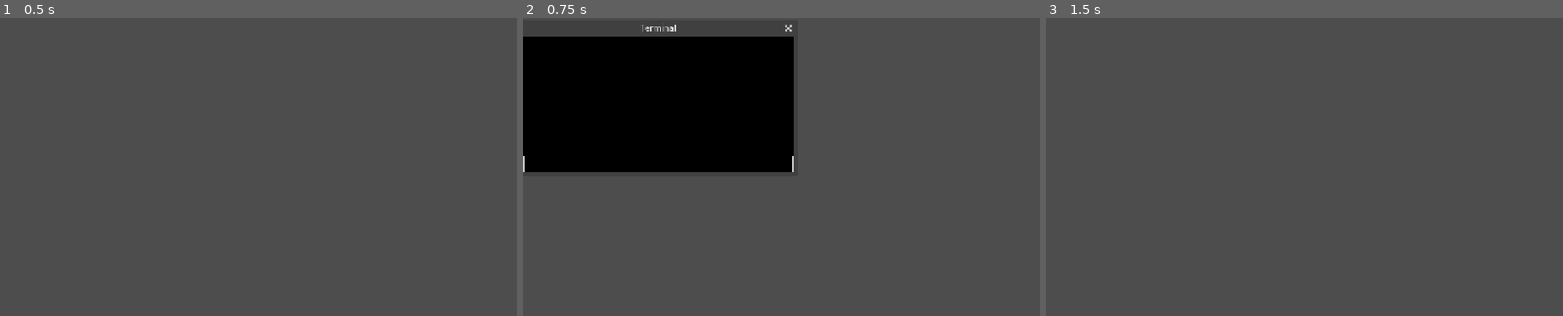
Above: before the commit, frames 1-3 (left to right).
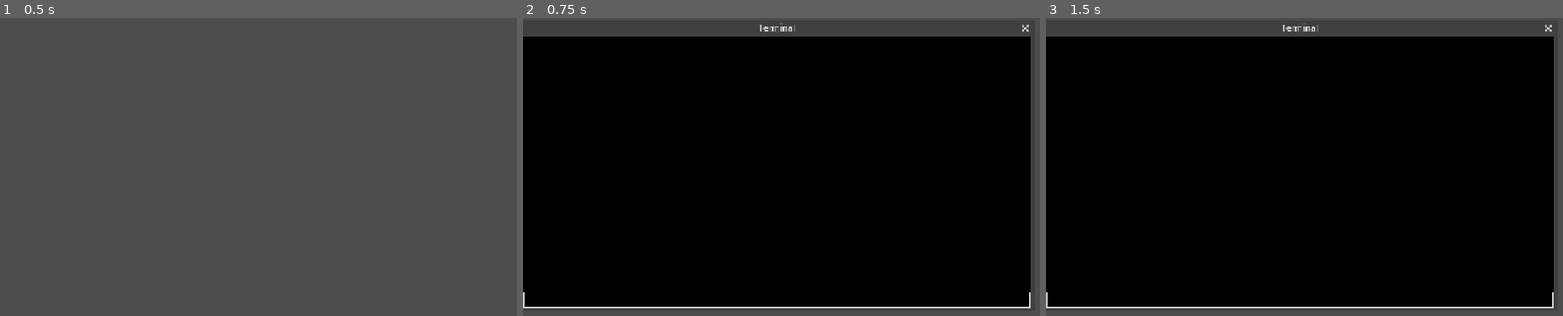
Above: after the commit, the same moments.

Repository: CAHSI-Game-Studios/CGS-project
Game: Godot game, scene res://main.tscn
Two runs of this game, one before a commit and one after it. Both use one fixed random seed, a clock stepped at 60 frames per second and the inputs below.
Inputs (mouse positions are in pixels of both pictures, inside the frame that each line leads up to):
- Up to frame 1 (0.5 s): no input
- Up to frame 2 (0.75 s): tap Enter at 0.5 s; move the mouse to (1008, 190) at 0.52 s; hold D (move_right) from 0.53 s (still down); hold T (open_terminal) from 0.53 s (still down); click (1008, 190) at 0.67 s
- Up to frame 3 (1.5 s): tap Space at 1.25 s; move the mouse to (1247, 226) at 1.27 s; release D (move_right) at 1.28 s; release T (open_terminal) at 1.28 s; hold S (move_down) from 1.28 s (still down); tap T (open_terminal) at 1.35 s; click (1247, 226) at 1.42 s

Frame 1 is identical in both runs. In frame 2, 66% of the frame differs, in the area x 0-99%, y 1-98%; in frame 3, 90%, in the area x 0-99%, y 2-98%.

Commit message:
added initial dialogue system

Diff:
--- /dev/null
+++ b/src/core/dialogue_system/DialogueSystem.tscn
@@ -0,0 +1,94 @@
+[gd_scene format=3 uid="uid://8u7o87nryac0"]
+
+[ext_resource type="Script" uid="uid://cyjg17ffshdae" path="res://core/dialogue_system/dialogueSystem.gd" id="1_k2dv1"]
+
+[sub_resource type="StyleBoxFlat" id="StyleBoxFlat_s8vln"]
+bg_color = Color(0, 0, 0, 1)
+border_width_left = 5
+border_width_top = 5
+border_width_right = 5
+border_width_bottom = 5
+border_color = Color(1, 1, 1, 1)
+
+[node name="DialogueSystem" type="Control" unique_id=1918673968]
+layout_mode = 3
+anchors_preset = 15
+anchor_right = 1.0
+anchor_bottom = 1.0
+grow_horizontal = 2
+grow_vertical = 2
+mouse_filter = 2
+script = ExtResource("1_k2dv1")
+metadata/_custom_type_script = "uid://cyjg17ffshdae"
+
+[node name="dialogueBox" type="Panel" parent="." unique_id=792591457]
+layout_mode = 1
+anchors_preset = -1
+anchor_top = 0.7623457
+anchor_right = 1.0
+anchor_bottom = 1.0015432
+grow_horizontal = 2
+grow_vertical = 0
+theme_override_styles/panel = SubResource("StyleBoxFlat_s8vln")
+metadata/_edit_use_anchors_ = true
+
+[node name="dialogueText" type="RichTextLabel" parent="dialogueBox" unique_id=2143925623]
+layout_mode = 1
+anchors_preset = -1
+anchor_left = 0.15
+anchor_top = 0.2
+anchor_right = 0.85
+anchor_bottom = 0.85
+offset_left = -0.20800018
+offset_top = -0.030002594
+offset_right = -0.16003418
+offset_bottom = -2.5
+grow_vertical = 2
+mouse_filter = 2
+theme_override_font_sizes/normal_font_size = 16
+bbcode_enabled = true
+text = "Dialogue text"
+metadata/_edit_use_anchors_ = true
+
+[node name="choiceButtons" type="VBoxContainer" parent="dialogueBox" unique_id=513449498]
+layout_mode = 1
+anchors_preset = -1
+anchor_left = 0.8550347
+anchor_top = 0.16774194
+anchor_right = 0.9418403
+anchor_bottom = 0.7870968
+grow_horizontal = 2
+grow_vertical = 0
+theme_override_constants/separation = 0
+alignment = 1
+metadata/_edit_use_anchors_ = true
+
+[node name="speaker" type="RichTextLabel" parent="dialogueBox" unique_id=1402740555]
+layout_mode = 1
+anchors_preset = -1
+anchor_left = 0.35
+anchor_top = 0.038709678
+anchor_right = 0.65
+anchor_bottom = 0.28870967
+offset_left = -0.41601563
+offset_right = 0.4159546
+offset_bottom = 0.0099983215
+grow_horizontal = 2
+bbcode_enabled = true
+text = "Speaker"
+horizontal_alignment = 1
+metadata/_edit_use_anchors_ = true
+
+[node name="icon" type="TextureRect" parent="dialogueBox" unique_id=940634049]
+visible = false
+layout_mode = 1
+anchors_preset = -1
+anchor_left = 0.045138888
+anchor_top = 0.12903225
+anchor_right = 0.14611112
+anchor_bottom = 0.85154843
+offset_right = -0.3199997
+offset_bottom = 0.0099983215
+metadata/_edit_use_anchors_ = true
+
+[connection signal="gui_input" from="dialogueBox" to="." method="_on_dialogue_box_gui_input"]
--- /dev/null
+++ b/src/core/dialogue_system/choiceButton.gd
@@ -0,0 +1,12 @@
+extends Button
+class_name ChoiceButton
+signal selected(nextDialogue : Dialogue)
+var destinationDialogue : Dialogue
+
+func init(desDialogue : Dialogue, txt : String) -> void:
+	self.destinationDialogue = desDialogue
+	self.text = txt
+
+
+func _on_pressed() -> void:
+	selected.emit(destinationDialogue)
--- /dev/null
+++ b/src/core/dialogue_system/choiceButton.tscn
@@ -0,0 +1,38 @@
+[gd_scene format=3 uid="uid://dmdf4onbenjh8"]
+
+[ext_resource type="Script" uid="uid://bm4py32clmgr5" path="res://core/dialogue_system/choiceButton.gd" id="1_e06om"]
+
+[sub_resource type="FontFile" id="FontFile_dldkg"]
+cache/0/variation_coordinates = {}
+cache/0/face_index = 0
+cache/0/embolden = 0.0
+cache/0/transform = Transform2D(1, 0, 0, 1, 0, 0)
+cache/0/spacing_top = 0
+cache/0/spacing_bottom = 0
+cache/0/spacing_space = 0
+cache/0/spacing_glyph = 0
+cache/0/baseline_offset = 0.0
+cache/0/16/0/ascent = 0.0
+cache/0/16/0/descent = 0.0
+cache/0/16/0/underline_position = 0.0
+cache/0/16/0/underline_thickness = 0.0
+cache/0/16/0/scale = 1.0
+
+[sub_resource type="StyleBoxFlat" id="StyleBoxFlat_e06om"]
+bg_color = Color(0, 0, 0, 1)
+border_width_left = 1
+border_width_top = 1
+border_width_right = 1
+border_width_bottom = 1
+border_color = Color(1, 1, 1, 1)
+
+[node name="ChoiceButton" type="Button" unique_id=1639527140]
+custom_minimum_size = Vector2(96, 32)
+theme_override_fonts/font = SubResource("FontFile_dldkg")
+theme_override_font_sizes/font_size = 16
+theme_override_styles/normal = SubResource("StyleBoxFlat_e06om")
+text = "Choice 1"
+script = ExtResource("1_e06om")
+metadata/_custom_type_script = "uid://bm4py32clmgr5"
+
+[connection signal="pressed" from="." to="." method="_on_pressed"]
--- /dev/null
+++ b/src/core/dialogue_system/choiceDialogue.gd
@@ -0,0 +1,4 @@
+extends Dialogue
+class_name ChoiceDialogue
+
+@export var responses : Dictionary[String, Dialogue]
--- /dev/null
+++ b/src/core/dialogue_system/dialogue.gd
@@ -0,0 +1,7 @@
+extends Resource
+class_name Dialogue
+
+@export var speaker : String
+@export_multiline("Supports BBCode.") var text : String
+@export_range(1, 5, 1) var textSpeed : float = 1.0
+@export var allowSkipAt : float = 1.0
--- /dev/null
+++ b/src/core/dialogue_system/dialogueSystem.gd
@@ -0,0 +1,59 @@
+extends Control
+class_name DialogueSystem
+
+
+var choiceButtonScene : PackedScene = preload("res://core/dialogue_system/choiceButton.tscn")
+@onready var dialogue_text: RichTextLabel = $dialogueBox/dialogueText
+
+var currentDialogue : Dialogue
+var canSkipCurrentDialogue : bool = false
+
+func closeSystem() -> void:
+	self.visible = false
+	currentDialogue = null
+	set_process(false)
+func openSystem() -> void:
+	canSkipCurrentDialogue = false
+	set_process(true)
+	self.visible = true
+func getCurrentDialogue() -> Dialogue:
+	return currentDialogue
+func setCurrentDialogue(newDialogue : Dialogue) -> void:
+	currentDialogue = null
+	canSkipCurrentDialogue = false
+	for child in $dialogueBox/choiceButtons.get_children():
+		$dialogueBox/choiceButtons.remove_child(child)
+	if newDialogue:
+		canSkipCurrentDialogue = false
+		currentDialogue = newDialogue
+		$dialogueBox/speaker.text = currentDialogue.speaker
+		dialogue_text.visible_characters = 0
+		dialogue_text.visible_ratio = 0
+		dialogue_text.text = newDialogue.text
+		if currentDialogue is ChoiceDialogue:
+			for key in currentDialogue.responses.keys():
+				var newButton : ChoiceButton = choiceButtonScene.instantiate()
+				newButton.init(currentDialogue.responses[key],key)
+				newButton.selected.connect(setCurrentDialogue)
+				$dialogueBox/choiceButtons.add_child(newButton)
+	else:
+		push_error("Invalid (null) new dialogue being set.")
+func _process(_delta: float) -> void:
+	if currentDialogue:
+		dialogue_text.visible_characters = min(currentDialogue.text.length(), dialogue_text.visible_characters + 1*currentDialogue.textSpeed)
+		if dialogue_text.visible_ratio >= currentDialogue.allowSkipAt:
+			canSkipCurrentDialogue = true
+			if currentDialogue is ChoiceDialogue:
+				$dialogueBox/choiceButtons.visible = true
+
+func _on_dialogue_box_gui_input(event: InputEvent) -> void:
+	if !visible:
+		return
+	if event is InputEventMouseButton:
+		if event.button_index == MOUSE_BUTTON_LEFT && canSkipCurrentDialogue:
+			if currentDialogue is LinearDialogue:
+				setCurrentDialogue(currentDialogue.nextDialogue)
+			elif currentDialogue is EndingDialogue:
+				closeSystem()
+			elif currentDialogue is ChoiceDialogue:
+				return
--- /dev/null
+++ b/src/core/dialogue_system/endingDialogue.gd
@@ -0,0 +1,2 @@
+extends Dialogue
+class_name EndingDialogue
--- /dev/null
+++ b/src/core/dialogue_system/example_dialogues/0.tres
@@ -0,0 +1,13 @@
+[gd_resource type="Resource" script_class="LinearDialogue" format=3 uid="uid://dgcryps0x2tcp"]
+
+[ext_resource type="Script" uid="uid://dj16gw3p22q7l" path="res://core/dialogue_system/linearDialogue.gd" id="1_l5aqh"]
+[ext_resource type="Resource" uid="uid://dk5viwli0vvb7" path="res://core/dialogue_system/example_dialogues/1.tres" id="1_t2cf3"]
+
+[resource]
+script = ExtResource("1_l5aqh")
+nextDialogue = ExtResource("1_t2cf3")
+speaker = "Some OC"
+text = "This is an example text.
+It supports [b] bold [/b] and [i] italic [/i] formats.
+There are many more special effects."
+metadata/_custom_type_script = "uid://dj16gw3p22q7l"
--- /dev/null
+++ b/src/core/dialogue_system/example_dialogues/1.tres
@@ -0,0 +1,10 @@
+[gd_resource type="Resource" script_class="EndingDialogue" format=3 uid="uid://dk5viwli0vvb7"]
+
+[ext_resource type="Script" uid="uid://m3h8f1n660rg" path="res://core/dialogue_system/endingDialogue.gd" id="1_ogux0"]
+
+[resource]
+script = ExtResource("1_ogux0")
+speaker = "Other OC"
+text = "They can also chain between other OCs!
+"
+metadata/_custom_type_script = "uid://m3h8f1n660rg"
--- /dev/null
+++ b/src/core/dialogue_system/linearDialogue.gd
@@ -0,0 +1,4 @@
+extends Dialogue
+class_name LinearDialogue
+
+@export var nextDialogue : Dialogue
--- a/src/core/scenes/DebugTerminal.tscn
+++ b/src/core/scenes/DebugTerminal.tscn
@@ -23,8 +23,8 @@
 oversampling_override = 1.0
 title = "Terminal"
 position = Vector2i(0, 36)
-size = Vector2i(512, 256)
-unresizable = true
+size = Vector2i(960, 512)
+min_size = Vector2i(512, 256)
 script = ExtResource("1_dldkg")
 
 [node name="Control" type="Control" parent="." unique_id=1168687167]
@@ -56,7 +56,6 @@
 size_flags_vertical = 3
 theme_override_styles/normal = SubResource("StyleBoxFlat_qgwgs")
 vertical_alignment = 2
-autowrap_mode = 2
 
 [node name="input" type="LineEdit" parent="Control/VBoxContainer" unique_id=783869842]
 layout_mode = 2
--- a/src/core/scripts/terminal.gd
+++ b/src/core/scripts/terminal.gd
@@ -1,13 +1,18 @@
 extends Window
 class_name DebugTerminal
 
+@export_group("Games")
 @export var game_manager : GameManager
-@export var games : Array[PackedScene]
+@export var games : Dictionary[String, PackedScene]
+@export_group("Dialogues")
+@export var dialogue_system : DialogueSystem
+@export var test_dialogues : Dictionary[String, Dialogue]
+
 @onready var output: Label = $Control/VBoxContainer/ScrollContainer2/output
 @onready var input: LineEdit = $Control/VBoxContainer/input
 
 func logLine(line : String) -> void:
-	output.text += "\n %s" % line
+	output.text += "\n%s" % line
 
 func _on_input_text_submitted(inputText: String) -> void:
 	if inputText.length() == 0:
@@ -26,34 +31,78 @@
 	match inputs[0]:
 		"help", "?":
 			logLine("""
-				game_manager load,start [num]- starts the game at index num
-				game_manager load,start [path]- starts the game at specified path
-				game_manager exit,quit- exits the current game
-				game_manager valid,games- returns list of valid indexes
-				help, ?- display command list
-				stop- terminates main scene
+			Command Alias Functtion
+
+			game_manager   gm           Provides an interface into the GameManager.
+			-start         s            Calls one of GameManager's start_game methods.
+			--"[key]"                   Starts a game at [key] from the valid games.
+			--"path:[p]"                Starts a game from a given path.
+			-games         gms          Returns an array of valid game string ID's.
+			-exit          e            Stops the current active game.
+
+			dialogue_system   ds        Provides an interface into the DialogueSystem.
+			-open             o         Enables the visibility and processing of the dialogue system.
+			-close            c         Disables the visibility and processing of the dialogue system.
+			-set              s         Sets the next dialogue to be displayed.
+			--[key]                     Sets the dialogue at key [key] from the valid dialogues.
+			--path:[p]                  Sets the dialogue at path [p].
+			-dialogues        dgs       Returns an array of valid dialogue ID's.
+
+
+			stop                        Quits the entire project.
+			help           ?            Provides a list of commands.
+
 			""")
 
 		"game_manager","gm":
 			currentWord += 1
 			if currentWord <= inputSize:
 				match inputs[1]:
-					"load","start","s":
+					"start","s":
 						currentWord+=1
 						if currentWord <= inputSize:
-							if inputs[currentWord].is_valid_int():
-								if int(inputs[currentWord]) <= games.size():
-									game_manager.start_game_from_packed_scene(games[int(inputs[currentWord])])
+							if games.has(inputs[currentWord]):
+								game_manager.start_game_from_packed_scene(games[inputs[currentWord]])
 							elif inputs[currentWord].begins_with("path:"):
 								var path : String = inputs[currentWord].replace("path:", "")
 								game_manager.start_game_from_path(path)
-					"quit", "exit","q":
+					"exit","e":
 						game_manager._on_game_exit_requested(null)
-					"valid","games":
-						var valids : Array = []
-						for i in range(games.size()):
-							valids.push_back(i)
-						logLine(str(valids))
+					"gms","games":
+						logLine(str(games.keys()))
+					_:
+						logLine("Unrecognized command. Enter help or ? for command list.")
+		"dialogue_system", "ds":
+			currentWord += 1
+			if currentWord <= inputSize:
+				match inputs[1]:
+					"close", "c":
+						dialogue_system.closeSystem()
+					"open", "o":
+						dialogue_system.openSystem()
+					"set", "s":
+						currentWord += 1
+						if currentWord <= inputSize:
+							if inputs[currentWord].begins_with("path:"):
+								var pth : String = inputs[currentWord].replace("path:","")
+								if ResourceLoader.exists(pth):
+									var dlg :=  ResourceLoader.load(pth)
+									if dlg is Dialogue:
+										dialogue_system.setCurrentDialogue(dlg)
+									else:
+										logLine("Path: %s does not return a valid Dialogue resoure." % pth)
+								else:
+										logLine("Path: %s does not exists." % pth)
+							elif test_dialogues.has(inputs[currentWord]):
+								dialogue_system.setCurrentDialogue(test_dialogues[inputs[currentWord]])
+							else:
+								logLine("Unrecognized command. Enter help or ? for command list.")
+
+					"dialogues", "dgs":
+						logLine(str(test_dialogues.keys()))
+					_:
+						logLine("Unrecognized command. Enter help or ? for command list.")
+
 		"stop":
 			get_tree().quit(Error.OK)
 		_:
--- a/src/main.tscn
+++ b/src/main.tscn
@@ -5,6 +5,9 @@
 [ext_resource type="PackedScene" uid="uid://dapqgqsln8lmq" path="res://core/scenes/DebugTerminal.tscn" id="3_h2yge"]
 [ext_resource type="PackedScene" uid="uid://1qppvuk8axph" path="res://games/example0/example0.tscn" id="4_1bvp3"]
 [ext_resource type="PackedScene" uid="uid://cn0htfv4oqs2e" path="res://games/example0/example1.tscn" id="5_lquwl"]
+[ext_resource type="PackedScene" uid="uid://8u7o87nryac0" path="res://core/dialogue_system/DialogueSystem.tscn" id="6_7mycd"]
+[ext_resource type="Script" uid="uid://pxo52x3jat8o" path="res://core/dialogue_system/dialogue.gd" id="7_5vw27"]
+[ext_resource type="Resource" uid="uid://dgcryps0x2tcp" path="res://core/dialogue_system/example_dialogues/0.tres" id="8_kek77"]
 
 [node name="Main" type="Node" unique_id=1309261153 node_paths=PackedStringArray("terminal")]
 script = ExtResource("1_ig7tw")
@@ -14,7 +17,17 @@
 script = ExtResource("2_0xm2m")
 metadata/_custom_type_script = "uid://cdqvafbrt8ave"
 
-[node name="terminal" parent="." unique_id=954730807 node_paths=PackedStringArray("game_manager") instance=ExtResource("3_h2yge")]
+[node name="DialogueSystem" parent="." unique_id=1237704265 instance=ExtResource("6_7mycd")]
+visible = false
+
+[node name="terminal" parent="." unique_id=954730807 node_paths=PackedStringArray("game_manager", "dialogue_system") instance=ExtResource("3_h2yge")]
 visible = false
 game_manager = NodePath("../GameManager")
-games = Array[PackedScene]([ExtResource("4_1bvp3"), ExtResource("5_lquwl")])
+games = Dictionary[String, PackedScene]({
+"example0": ExtResource("4_1bvp3"),
+"example1": ExtResource("5_lquwl")
+})
+dialogue_system = NodePath("../DialogueSystem")
+test_dialogues = Dictionary[String, ExtResource("7_5vw27")]({
+"testBegin0": ExtResource("8_kek77")
+})
Not shown, added: src/core/dialogue_system/choiceButton.gd.uid
Not shown, added: src/core/dialogue_system/choiceDialogue.gd.uid
Not shown, added: src/core/dialogue_system/dialogue.gd.uid
Not shown, added: src/core/dialogue_system/dialogueSystem.gd.uid
Not shown, added: src/core/dialogue_system/endingDialogue.gd.uid
Not shown, added: src/core/dialogue_system/linearDialogue.gd.uid
